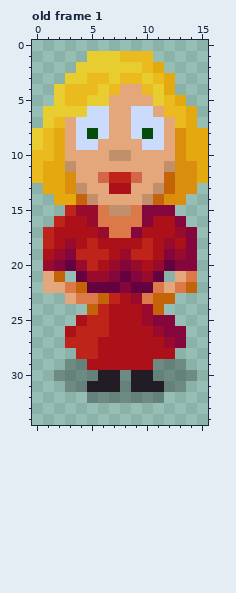
Pixel-art file -- art/feenoks-lady.aseprite. That is the earlier state.
16x35 pixels, 1 frame. Shown: old frame 1. The commit also changed other frames, which this record leaves out.
And afterwards:
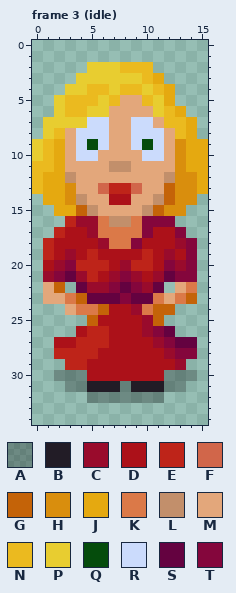
Palette (. is transparent): A #00000046  B #221c26  C #990b2c  D #ac1119  E #be2419  F #d1664a  G #c46308  H #d98e0d  J #e5a910  K #db7948  L #c28f6b  M #e3a77b  N #ebba1f  P #e8cd30  Q #054c0c  R #cbdbfc  S #640240  T #84063c
A new or re-ordered frame is compared with the old frame closest to it.
The author wrote: Bouncy animation for Feenoks lady
Change:
frames 1 -> 3
Changed rows in their new state; - is an unchanged pixel.
Frame 3 (idle) is new; against old frame 1, layer "lady":
first column x 0:
 1 -----......-----
 2 ----.---NN-.----
 3 ---.-PP-PPNJ.---
 4 --.PP-NPNNPN----
 5 -----N-N--N-J.--
 6 -.-NNPP--MMP-J.-
 7 --PPP------MN---
 8 .PN--R----R--N-.
 9 -----QR--RQ-----
10 P---RR-MM-RR----
11 -N-M---LL---M-J-
12 ---L--MMMM--L---
13 N---M-FEEF-M---J
14 -J-HLM-DD-MLG-H-
15 --JJGLMMMMLGHH--
16 --.EC--LL--TT.--
17 -.E--CK--KT--T.-
18 ---D-DCKKTD-DC--
19 -EDCD-D-DD--CD--
20 -DCTE-EDCEEDTC--
21 -CTSCEDCTCDCSTT-
22 --G.SCCTSTCS.MK-
23 -MMKGSSSTSSKMKG-
24 ---MKKG--CK-G---
25 ----.GD----G.---
26 ---.D-----CTS.--
27 --DD--E----CTSS-
28 --EE--------CTT-
29 ---EE------DDC--
30 -----DDDDDDD----
